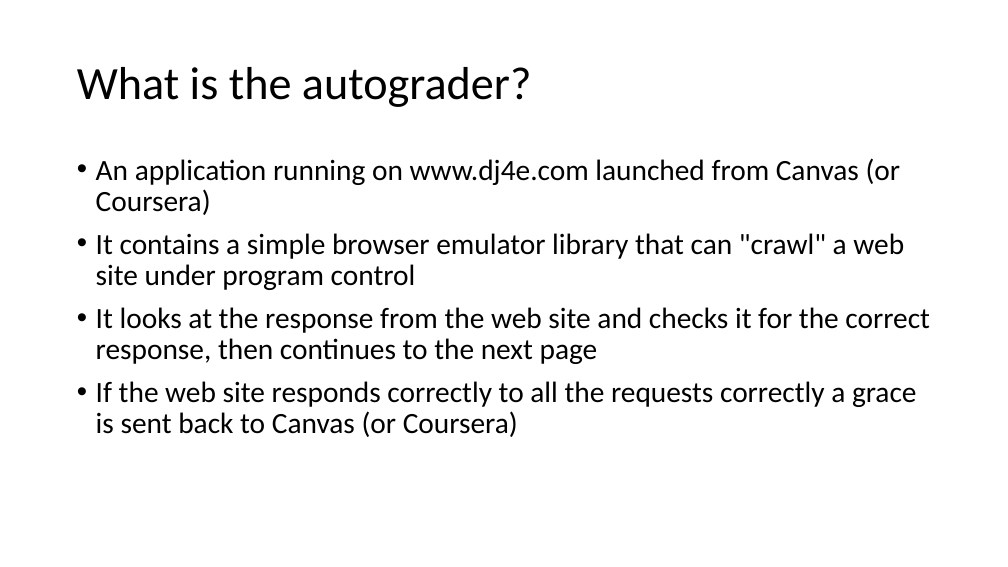
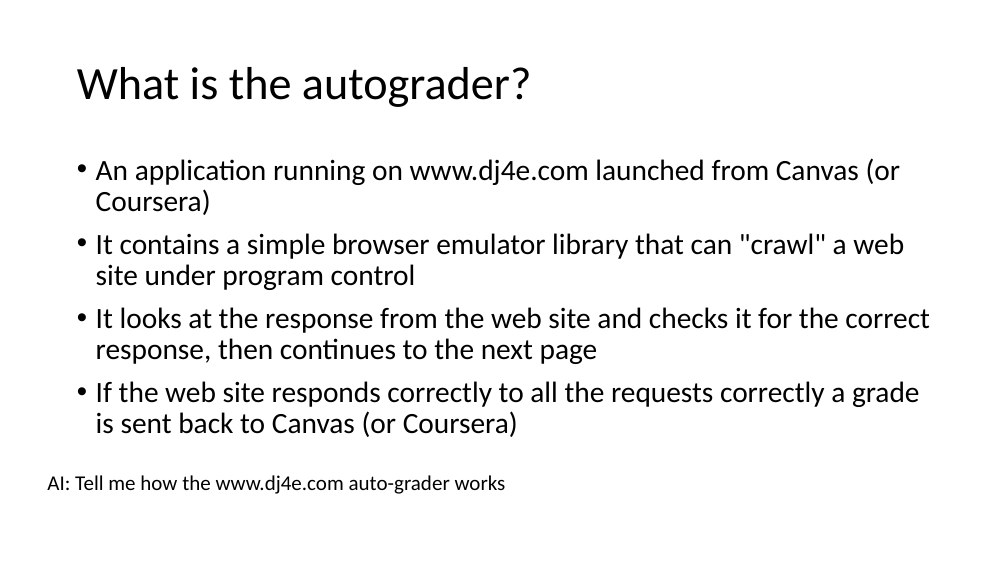
Before and after one commit to csev/dj4e, a slide deck: slide 2 of lectures/00-Auto-Grader.pptx. Drawn at 1008x567 pixels with LibreOffice and Linux fonts; fonts in the diff are those of the drawing. Boxes give left, top, right and bottom in pixels: in the first picture for what was removed or moved away, otherwise in the second. Text is boxed around its words. In the diff, an @@ line names an element or a change of style, - is before the commit and + after.

Commit message:
Update autograder lecture.

```diff
--- a/lectures/00-Auto-Grader.pptx
+++ b/lectures/00-Auto-Grader.pptx
@@ text at <box>96,381,920,437</box>: text changed @@
-• If the web site responds correctly to all the requests correctly a grace is sent back to Canvas (or Coursera)
+• If the web site responds correctly to all the requests correctly a grade is sent back to Canvas (or Coursera)
@@ text added at <box>47,475,506,494</box>, 20 pt, text #000000 @@
+AI: Tell me how the www.dj4e.com auto-grader works
```
Also in this commit, not shown: 1 other slide changed, 4 slides added, 3 slides removed, 10 other files.
